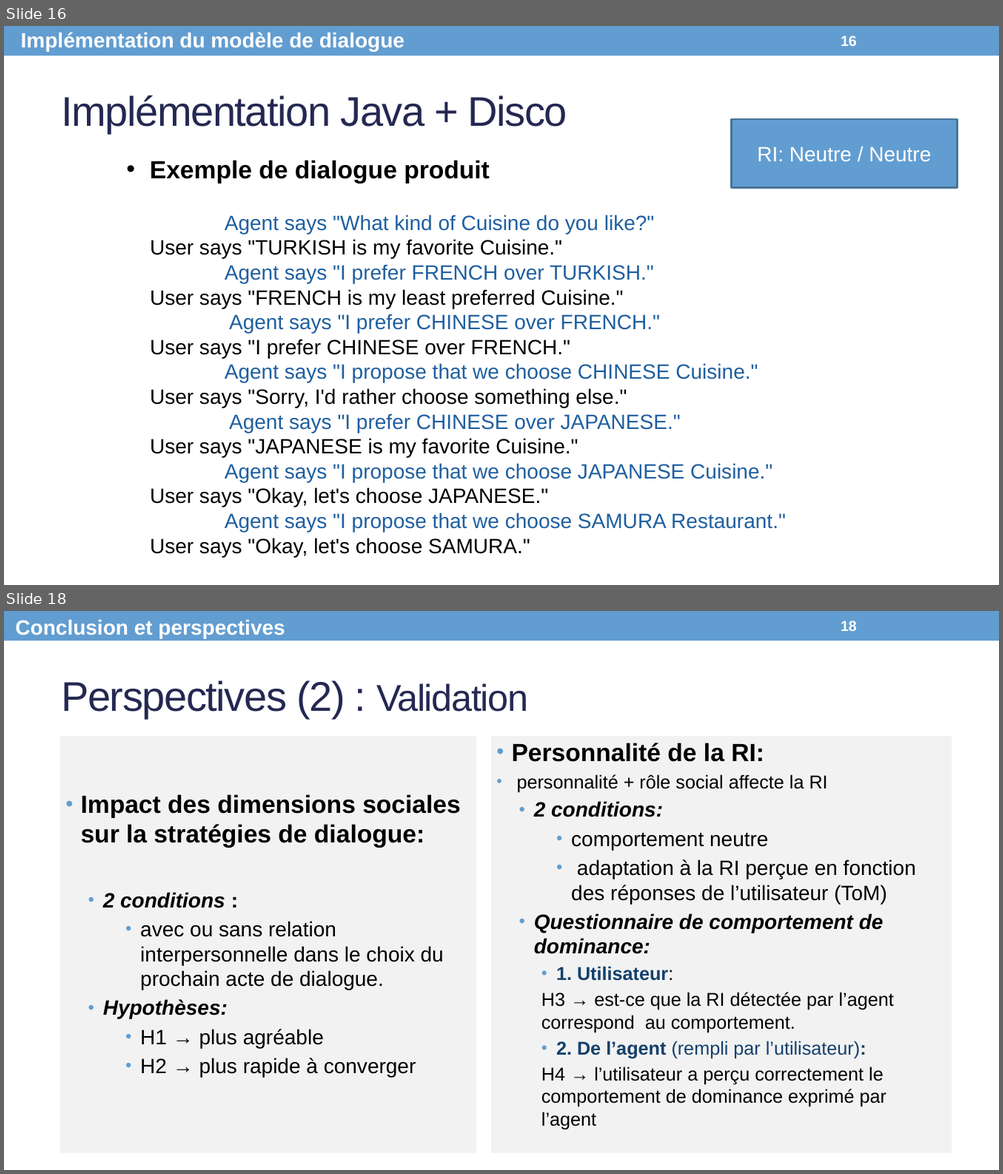
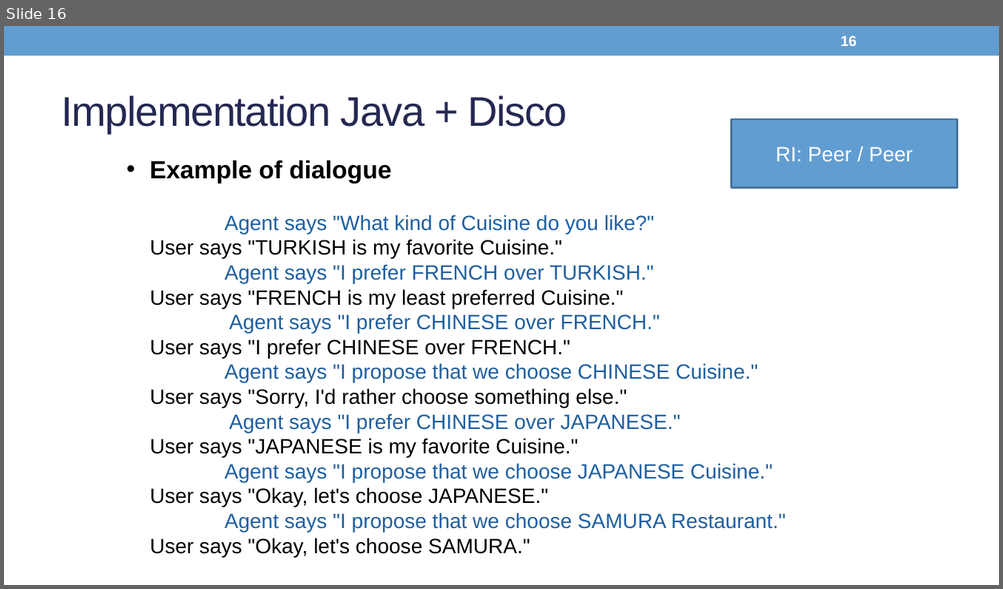
Before and after one commit to Olydia/Discolog, a slide deck: papers/Presentations/WACAI_EN.pptx. Shown one above the other, each under a label of ours: slides 16 and 18 before the commit, slide 16 after it; the slides between them are not shown. The pictures are 1003x1174 and 1003x589 pixels, drawn with LibreOffice and Linux fonts; fonts in the diff are those of the drawing. Boxes give left, top, right and bottom in pixels: in the first picture for what was removed or moved away, otherwise in the second. Text is boxed around its words. In the diff, an @@ line names an element or a change of style, - is before the commit and + after.

```diff
--- a/papers/Presentations/WACAI_EN.pptx
+++ b/papers/Presentations/WACAI_EN.pptx
@@ slide 18 removed at (4, 611, 999, 1170), background #FFFFFF; not listed: 1 template element that a slide beside it also shows @@
@@ text removed at (15, 619, 284, 639) @@
-Conclusion et perspectives
@@ page number removed at (840, 621, 856, 631) @@
-18
@@ title removed at (61, 681, 528, 718) @@
-Perspectives (2) : Validation
@@ rectangle removed at (59, 734, 478, 1156) @@
-• Impact des dimensions sociales sur la stratégies de dialogue:
-  • 2 conditions :
-    • avec ou sans relation interpersonnelle dans le choix du prochain acte de dialogue.
-  • Hypothèses:
-    • H1 → plus agréable
-    • H2 → plus rapide à converger
@@ rectangle removed at (489, 734, 953, 1156) @@
-• Personnalité de la RI:
-• personnalité + rôle social affecte la RI
-  • 2 conditions:
-    • comportement neutre
-    • adaptation à la RI perçue en fonction des réponses de l’utilisateur (ToM)
-  • Questionnaire de comportement de dominance:
-    • 1. Utilisateur:
-    H3 → est-ce que la RI détectée par l’agent correspond au comportement.
-    • 2. De l’agent (rempli par l’utilisateur):
-    H4 → l’utilisateur a perçu correctement le comportement de dominance exprimé par l’agent
@@ slide 16 changed as well @@
@@ text removed at (21, 32, 404, 52) @@
-Implémentation du modèle de dialogue
@@ title at (61, 96, 567, 133): text changed @@
-Implémentation Java + Disco
+Implementation Java + Disco
@@ text in rectangle at (775, 147, 912, 161): text changed @@
-RI: Neutre / Neutre
+RI: Peer / Peer
@@ text at (150, 160, 391, 184): text changed @@
-• Exemple de dialogue produit
+• Example of dialogue
```
Also in this commit, not shown: 14 other slides changed, 2 slides added, 3 other slides removed, 4 other files.
